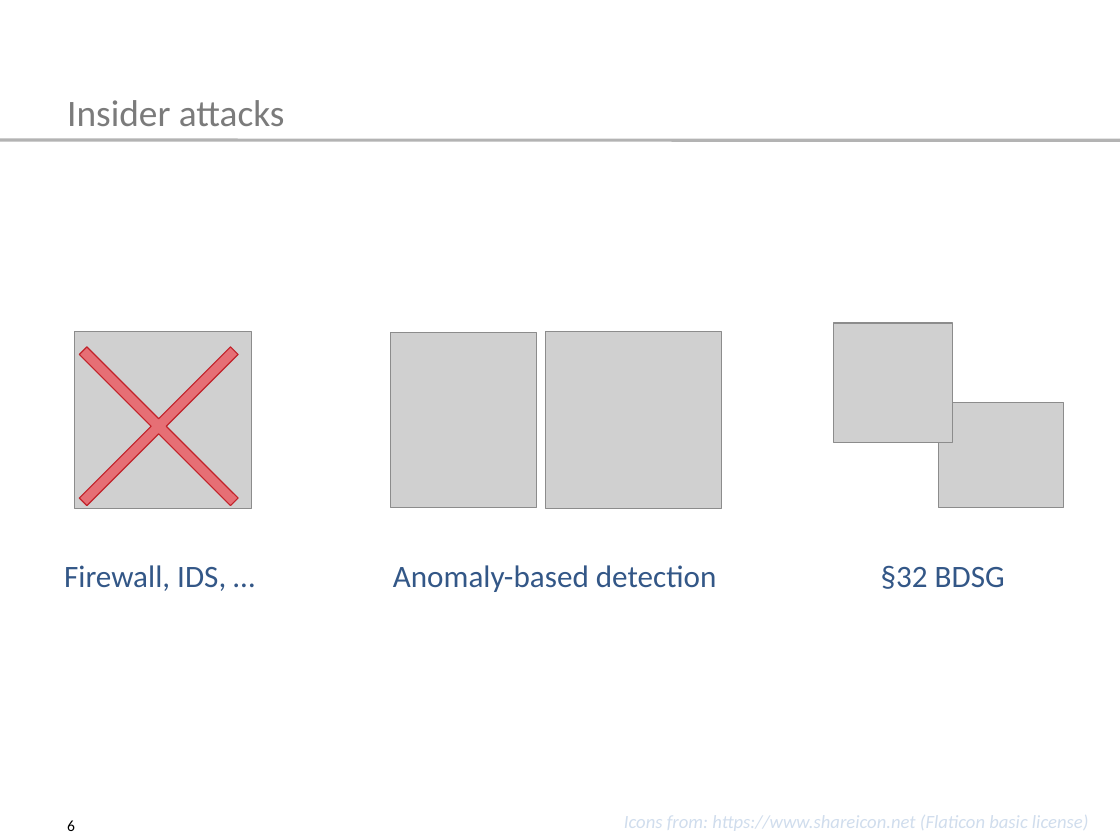
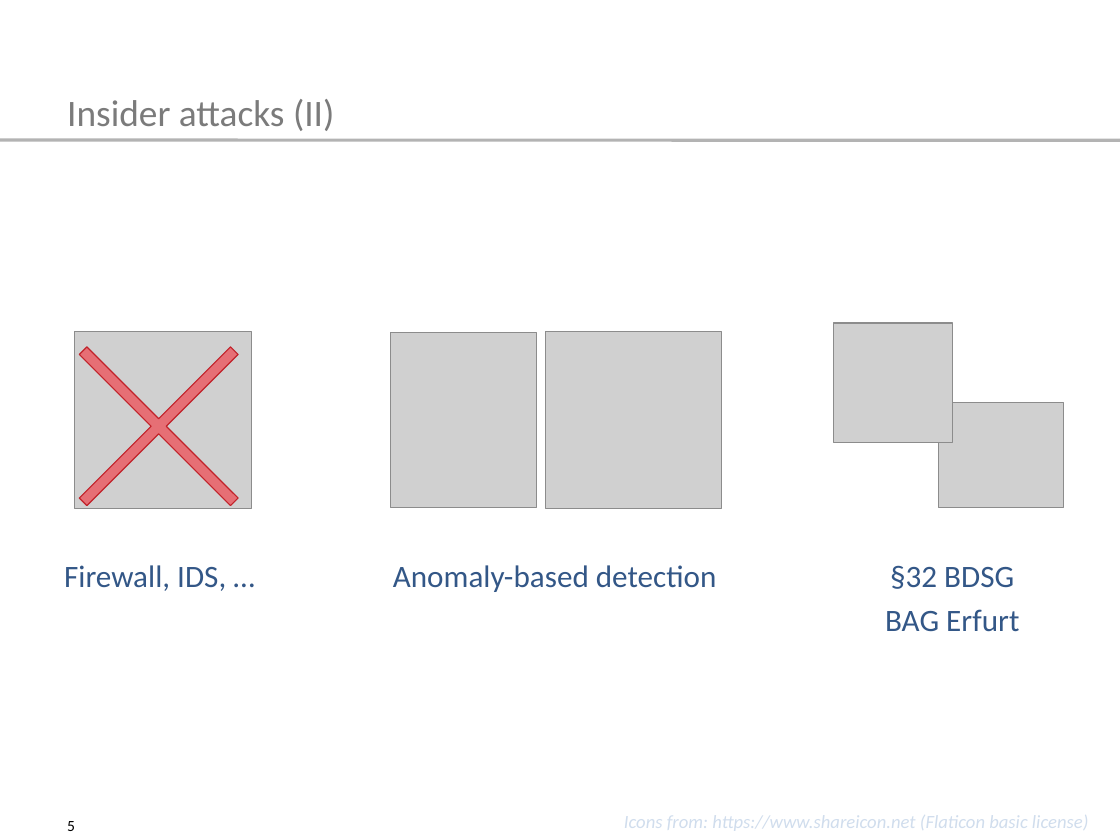
Before and after one commit to tompetersen/master-thesis, a slide deck: slide 5 of kolloquium/TemplateSlides2016.pptx (slide 6 before the commit). Drawn at 1120x840 pixels with LibreOffice and Linux fonts; fonts in the diff are those of the drawing; grey boxes stand for pictures. Boxes give left, top, right and bottom in pixels: in the first picture for what was removed or moved away, otherwise in the second. Text is boxed around its words. In the diff, an @@ line names an element or a change of style, - is before the commit and + after.

```diff
--- a/kolloquium/TemplateSlides2016.pptx
+++ b/kolloquium/TemplateSlides2016.pptx
@@ title at [67,99,334,131]: text changed @@
-Insider attacks
+Insider attacks (II)
@@ text at [890,565,1014,589]: alignment left to centre @@
@@ text at [885,609,1019,632]: paragraph added @@
+BAG Erfurt
@@ page number at [67,821,75,831]: text changed @@
-6
+5
```
Also in this commit, not shown: 2 other slides changed, 1 slide added, 5 other files.
